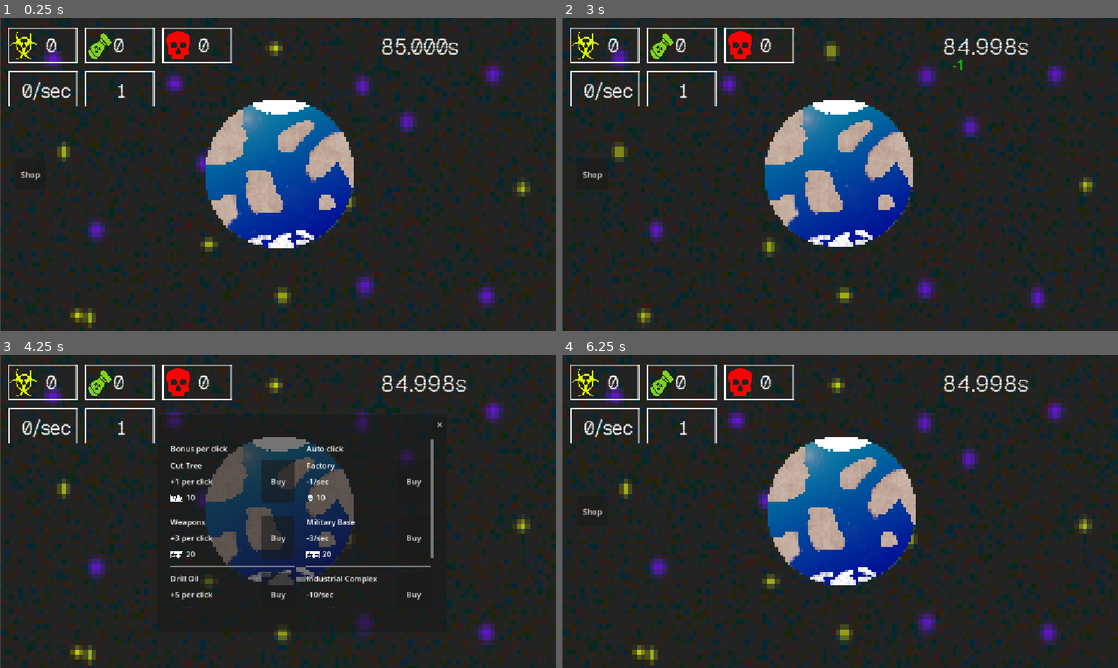
Above: before the commit, frames 1-4 (two rows, left to right).
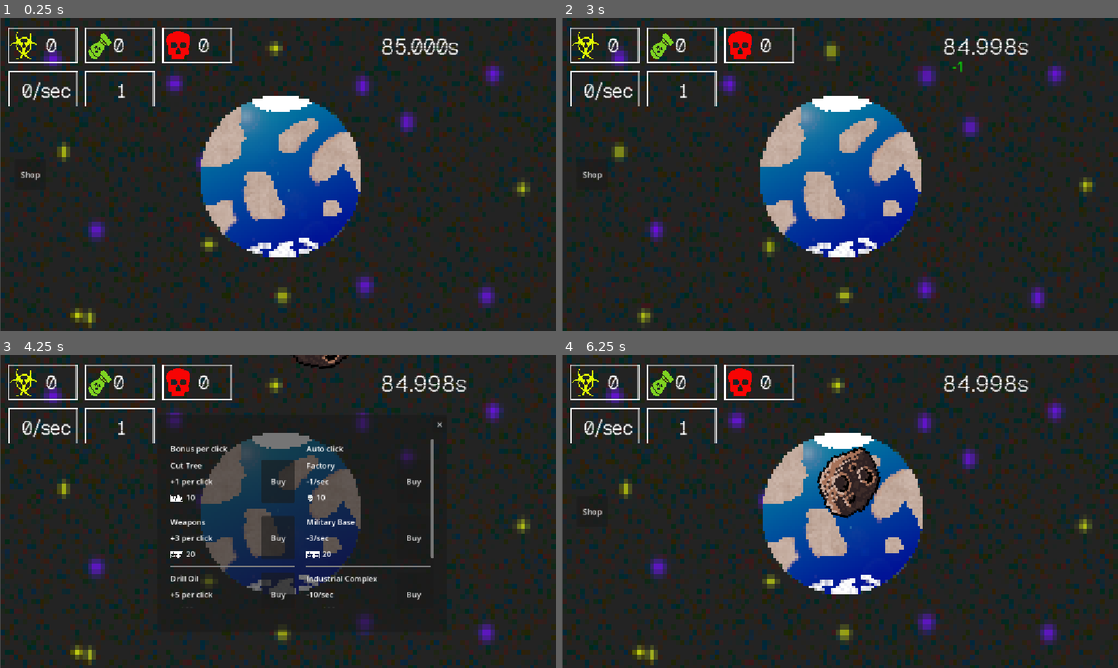
Above: after the commit, the same moments.

Repository: KvoERR/count-down-game
Game: Godot game, scene res://main.tscn
The game is run twice, just before and just after one commit, with the same random seed, the same clock (stepped at 60 frames per second) and the same inputs.
Inputs (mouse positions are in pixels of both pictures, inside the frame that each line leads up to):
- Up to frame 1 (0.25 s): no input
- Up to frame 2 (3 s): click (845, 174) at 0.52 s; click "Shop" at 1.25 s; click "✕" at 2 s; click (845, 174) at 2.77 s
- Up to frame 3 (4.25 s): click "Shop" at 3.5 s
- Up to frame 4 (6.25 s): click "Buy" at 4.25 s; click "Buy" at 5 s; click "✕" at 5.75 s

The runs differ from the first frame. In frame 1, 3.3% of the frame differs, in the area x 36-65%, y 24-77%; in frame 2, 3.5%; in frame 3, 3.2%; in frame 4, 5.0%.

Commit message:
Астероиды

Diff:
--- /dev/null
+++ b/asteroid_spawner.gd
@@ -0,0 +1,52 @@
+extends Node
+
+@export var asteroid_scene: PackedScene
+
+@export var min_delay: float = 1.0
+@export var max_delay: float = 5.0
+
+@onready var timer: Timer = $SpawnTimer
+
+signal asteroid_clicked(idx,amount)
+
+func _ready():
+	timer.wait_time = randf_range(min_delay, max_delay)
+	timer.start()
+
+func spawn_asteroid():
+	if asteroid_scene == null:
+		return
+
+	var asteroid = asteroid_scene.instantiate()
+	add_child(asteroid)
+
+	asteroid.position = get_random_edge_position()
+
+	var target = get_viewport().get_visible_rect().size / 2
+	var direction = (target - asteroid.position).normalized()
+	asteroid.linear_velocity = direction * randf_range(100.0, 400.0)
+	asteroid.asteroid_clicked.connect(_on_asteroid_clicked)
+
+func _on_asteroid_clicked(idx,amount):
+	asteroid_clicked.emit(idx,amount)
+
+func get_random_edge_position() -> Vector2:
+	var screen = get_viewport().get_visible_rect().size
+	var side = randi() % 4
+
+	match side:
+		0: # Лево
+			return Vector2(-50, randf_range(0, screen.y))
+		1: # Право
+			return Vector2(screen.x + 50, randf_range(0, screen.y))
+		2: # Верх
+			return Vector2(randf_range(0, screen.x), -50)
+		3: # Низ
+			return Vector2(randf_range(0, screen.x), screen.y + 50)
+		_:
+			return Vector2.ZERO
+
+func _on_spawn_timer_timeout() -> void:
+	spawn_asteroid()
+	timer.wait_time = randf_range(min_delay, max_delay)
+	timer.start()
--- a/earth.gd
+++ b/earth.gd
@@ -1,23 +1,27 @@
-extends Button
+extends Area2D
 
 @onready var click_sound = $ClickSound
 
+# СИГНАЛ ДЛЯ ПЕРЕДАЧИ КЛИКА
+signal clicked
+
 func _ready():
-	pressed.connect(_on_pressed)
+	input_pickable = true
+	input_event.connect(_on_input_event)
 
-func _on_pressed():
-	click_sound.play()
-	var tween = create_tween()
-	tween.set_parallel(true)  # Все анимации одновременно
+func _on_input_event(viewport: Node, event: InputEvent, shape_idx: int) -> void:
+	if event is InputEventMouseButton:
+		if event.button_index == MOUSE_BUTTON_LEFT and event.pressed:
+			click_sound.play()
 
-	# Сжимаем кнопку
-	tween.tween_property(self, "scale", Vector2(0.85, 0.85), 0.08)
+			var tween = create_tween()
+			tween.set_parallel(true)
+			tween.tween_property(self, "scale", Vector2(0.85, 0.85), 0.08)
+			tween.tween_property(self, "position:x", position.x - 5, 0.05)
 
-	# Легкое смещение влево-вправо (дергание)
-	tween.tween_property(self, "position:x", position.x - 5, 0.05)
+			var tween2 = create_tween()
+			tween2.set_trans(Tween.TRANS_BOUNCE)
+			tween2.tween_property(self, "scale", Vector2(1.0, 1.0), 0.2)
+			tween2.tween_property(self, "position:x", position.x, 0.15)
 
-	# Возврат
-	var tween2 = create_tween()
-	tween2.set_trans(Tween.TRANS_BOUNCE)
-	tween2.tween_property(self, "scale", Vector2(1.0, 1.0), 0.2)
-	tween2.tween_property(self, "position:x", position.x, 0.15)
+			clicked.emit()
--- a/game.gd
+++ b/game.gd
@@ -5,7 +5,7 @@
 
 @onready var tick_sound = $TickSound
 
-signal bonus_achieved(amount)
+signal bonus_achieved(coef)
 
 var clicks = 85000
 var click_power = 1
@@ -20,27 +20,22 @@
 	clicks -= auto_clicks
 	if auto_clicks>0:
 		create_floating_number(label.global_position, "-"+str(auto_clicks), Color(1,1,0))
-	if clicks <= bonus_level:
-		while bonus_level>clicks:
-			bonus_achieved.emit(resource_coef)
-			bonus_level -= bonus_delta
-	if clicks < 0:
-		clicks = 0
-		game_end()
-
+	get_bonuses()
+	check_game_end()
 
 func click():
 	clicks -= click_power
 	create_floating_number(label.global_position+Vector2(20, 0), "-"+str(click_power), Color(0,1,0))
+	get_bonuses()
+	check_game_end()
+
+func get_bonuses():
 	if clicks <= bonus_level:
 		while bonus_level>clicks:
-			bonus_achieved.emit(resource_coef)
+			var amount = int(resource_coef * randi_range(1, 9))
+			if amount>0:
+				bonus_achieved.emit(amount)
 			bonus_level -= bonus_delta
-
-	if clicks < 0:
-		clicks = 0
-		game_end()
-
 
 func tick(time_to_click):
 	clicks += int(time_to_click)
@@ -75,5 +70,7 @@
 	tween.parallel().tween_property(label, "modulate:a", 0, 1.2)
 	tween.tween_callback(label.queue_free)
 
-func game_end():
-	get_tree().change_scene_to_file("res://scenes/end.tscn")
+func check_game_end():
+	if clicks < 0:
+		clicks = 0
+		get_tree().change_scene_to_file("res://scenes/end.tscn")
--- a/interface.gd
+++ b/interface.gd
@@ -10,34 +10,36 @@
 var war_count = 0
 var death_count = 0
 
-func add_resource(coef):
-	var type = randi_range(1, 3)
-	var amount = int(coef * randi_range(1, 9))
+func add_rand_resource(amount):
+	var type = randi_range(0, 2)
+	ui_update(type,amount)
+	bonus_sound.play()
 
-	if amount>0:
+func add_resource(idx,amount):
+	ui_update(idx,amount)
+	bonus_sound.play()
 
-		var type_name = ""
-		var label = null
+func ui_update(idx,amount):
+	var type_name = ""
+	var label = null
 
-		if type == 1:
-			waste_count += amount
-			waste.text = str(waste_count)
-			type_name = "🗑️"
-			label = waste
-		elif type == 2:
-			war_count += amount
-			war.text = str(war_count)
-			type_name = "⚔️"
-			label = war
-		elif type == 3:
-			death_count += amount
-			death.text = str(death_count)
-			type_name = "💀"
-			label = death
+	if idx == 0:
+		waste_count += amount
+		waste.text = str(waste_count)
+		type_name = "🗑️"
+		label = waste
+	elif idx == 1:
+		war_count += amount
+		war.text = str(war_count)
+		type_name = "⚔️"
+		label = war
+	elif idx == 2:
+		death_count += amount
+		death.text = str(death_count)
+		type_name = "💀"
+		label = death
 
-		# Создаем всплывающее число
-		create_floating_number(label.global_position, "+" + str(amount), type_name)
-		bonus_sound.play()
+	create_floating_number(label.global_position, "+" + str(amount), type_name)
 
 func spend_resource(currency, amount):
 	match currency:
--- a/main.gd
+++ b/main.gd
@@ -3,6 +3,7 @@
 @onready var game = $Game
 @onready var interface = $Interface
 @onready var shop = $Shop
+@onready var asteroid_spawner = $Game/AsteroidSpawner
 
 @onready var counter = $Game/CounterLabel
 @onready var timer = $Game/Timer
@@ -14,16 +15,19 @@
 @onready var shop_button = $Game/ShopButton
 
 @onready var animated_bg = $Background
-@onready var click_button = $Game/Earth
+@onready var earth = $Game/Earth
 
 @onready var shop_sound = $ShopSound
+
 func _ready():
 	animated_bg.play("default")
 	timer.start()
 	timer.timeout.connect(_on_timer_timeout)
 	auto_timer.timeout.connect(_on_auto_timer_timeout)
 
+	earth.clicked.connect(_on_click_button_pressed)
 	game.bonus_achieved.connect(_on_bonus_achieved)
+	asteroid_spawner.asteroid_clicked.connect(_on_event_clicked)
 
 	shop.upgrade_buy.connect(_on_upgrade_buy)
 
@@ -33,7 +37,6 @@
 	game.click()
 	update_ui()
 
-
 func _on_timer_timeout():
 	game.tick(timer.wait_time)
 	update_ui()
@@ -41,11 +44,13 @@
 
 func _on_auto_timer_timeout():
 	game.auto_click()
-
 	update_ui()
 
 func _on_bonus_achieved(amount):
-	interface.add_resource(amount)
+	interface.add_rand_resource(amount)
+
+func _on_event_clicked(idx,amount):
+	interface.add_resource(idx,amount)
 
 func _on_upgrade_buy(data):
 	if interface.spend_resource(data.currency, data.price):
@@ -71,9 +76,10 @@
 func _on_shop_button_pressed():
 	shop_button.visible = false
 	$Shop/ShopPanel.visible = true
-	click_button.mouse_filter = Control.MOUSE_FILTER_IGNORE
+	earth.input_pickable = false
 	shop_sound.play()
+
 func _on_close_button_pressed():
 	$Shop/ShopPanel.visible = false
 	shop_button.visible = true
-	click_button.mouse_filter = Control.MOUSE_FILTER_STOP
+	earth.input_pickable = true
--- a/main.tscn
+++ b/main.tscn
@@ -16,7 +16,9 @@
 [ext_resource type="Script" uid="uid://ko6pfgemch4q" path="res://earth.gd" id="11_ycdy4"]
 [ext_resource type="AudioStream" uid="uid://knq1kp7lx40k" path="res://assets/sfx/tick.wav" id="13_vivmo"]
 [ext_resource type="AudioStream" uid="uid://dwelo6n23m5r4" path="res://assets/sfx/click.wav" id="14_w48qg"]
+[ext_resource type="Script" uid="uid://dg1587fntg0kq" path="res://asteroid_spawner.gd" id="15_cegan"]
 [ext_resource type="AudioStream" uid="uid://cwn0tkwjafyy2" path="res://assets/sfx/bonus.wav" id="16_2cqfq"]
+[ext_resource type="PackedScene" uid="uid://dgbj2o8v7ajn0" path="res://scenes/asteroid.tscn" id="16_82xsv"]
 [ext_resource type="AudioStream" uid="uid://cun6jxh8yyq7y" path="res://assets/sfx/countdown.wav" id="18_074og"]
 
 [sub_resource type="SpriteFrames" id="SpriteFrames_ycdy4"]
@@ -52,6 +54,9 @@
 
 [sub_resource type="StyleBoxEmpty" id="StyleBoxEmpty_ycdy4"]
 
+[sub_resource type="CircleShape2D" id="CircleShape2D_82xsv"]
+radius = 10.113617
+
 [node name="main" type="Control"]
 layout_mode = 3
 anchors_preset = 15
@@ -59,6 +64,7 @@
 anchor_bottom = 1.0
 grow_horizontal = 2
 grow_vertical = 2
+mouse_filter = 2
 script = ExtResource("1_ig7tw")
 
 [node name="Background" type="AnimatedSprite2D" parent="."]
@@ -73,6 +79,7 @@
 position = Vector2(-411, -159)
 stream = ExtResource("8_yaehf")
 volume_db = -10.09
+attenuation = 2.7320814
 
 [node name="Shop" type="Node" parent="."]
 script = ExtResource("2_0xm2m")
@@ -169,6 +176,7 @@
 script = ExtResource("2_h2yge")
 
 [node name="CounterLabel" type="Label" parent="Game"]
+z_index = 1
 anchors_preset = 1
 anchor_left = 1.0
 anchor_right = 1.0
@@ -181,7 +189,8 @@
 theme_override_font_sizes/font_size = 45
 text = "Клики: 0"
 
-[node name="Earth" type="Button" parent="Game"]
+[node name="Earth3" type="Button" parent="Game"]
+visible = false
 texture_filter = 1
 clip_contents = true
 anchors_preset = 8
@@ -203,17 +212,12 @@
 icon = ExtResource("5_272bh")
 flat = true
 expand_icon = true
-script = ExtResource("11_ycdy4")
-
-[node name="ClickSound" type="AudioStreamPlayer2D" parent="Game/Earth"]
-position = Vector2(-411, -159)
-stream = ExtResource("14_w48qg")
-volume_db = -10.0
 
 [node name="AutoClickTimer" type="Timer" parent="Game"]
 autostart = true
 
 [node name="ShopButton" type="Button" parent="Game"]
+z_index = 1
 anchors_preset = 4
 anchor_top = 0.5
 anchor_bottom = 0.5
@@ -228,6 +232,7 @@
 wait_time = 10.0
 
 [node name="ClickStats" type="Label" parent="Game"]
+z_index = 1
 offset_left = 227.0
 offset_top = 124.0
 offset_right = 250.0
@@ -237,6 +242,7 @@
 text = "0"
 
 [node name="AutoStats" type="Label" parent="Game"]
+z_index = 1
 offset_left = 30.0
 offset_top = 124.0
 offset_right = 53.0
@@ -250,10 +256,36 @@
 stream = ExtResource("13_vivmo")
 max_distance = 2008.0
 
+[node name="AsteroidSpawner" type="Node" parent="Game"]
+script = ExtResource("15_cegan")
+asteroid_scene = ExtResource("16_82xsv")
+
+[node name="SpawnTimer" type="Timer" parent="Game/AsteroidSpawner"]
+
+[node name="Earth" type="Area2D" parent="Game"]
+position = Vector2(579, 331)
+script = ExtResource("11_ycdy4")
+
+[node name="ClickSound" type="AudioStreamPlayer2D" parent="Game/Earth"]
+position = Vector2(-577, -329)
+stream = ExtResource("14_w48qg")
+volume_db = -10.0
+
+[node name="Sprite2D" type="Sprite2D" parent="Game/Earth"]
+texture_filter = 1
+scale = Vector2(5.639997, 5.639997)
+texture = ExtResource("5_272bh")
+
+[node name="CollisionShape2D" type="CollisionShape2D" parent="Game/Earth"]
+position = Vector2(3, -3)
+scale = Vector2(16.720001, 17.039999)
+shape = SubResource("CircleShape2D_82xsv")
+
 [node name="Interface" type="Node" parent="."]
 script = ExtResource("7_5vw27")
 
 [node name="DeathLabel" type="Label" parent="Interface"]
+z_index = 1
 offset_left = 411.0
 offset_top = 30.0
 offset_right = 434.0
@@ -263,6 +295,7 @@
 text = "0"
 
 [node name="WarLabel" type="Label" parent="Interface"]
+z_index = 1
 offset_left = 235.0
 offset_top = 30.0
 offset_right = 258.0
@@ -272,6 +305,7 @@
 text = "0"
 
 [node name="WasteLabel" type="Label" parent="Interface"]
+z_index = 1
 offset_left = 95.0
 offset_top = 30.0
 offset_right = 118.0
@@ -281,7 +315,7 @@
 text = "0"
 
 [node name="Background" type="TextureRect" parent="Interface"]
-z_index = -1
+z_index = 1
 texture_filter = 1
 offset_right = 1151.0
 offset_bottom = 645.0
@@ -298,6 +332,7 @@
 autoplay = true
 
 [connection signal="pressed" from="Shop/ShopPanel/CloseButton" to="." method="_on_close_button_pressed"]
-[connection signal="pressed" from="Game/Earth" to="." method="_on_click_button_pressed"]
+[connection signal="pressed" from="Game/Earth3" to="." method="_on_click_button_pressed"]
 [connection signal="timeout" from="Game/AutoClickTimer" to="." method="_on_auto_click_timer_timeout"]
 [connection signal="pressed" from="Game/ShopButton" to="." method="_on_shop_button_pressed"]
+[connection signal="timeout" from="Game/AsteroidSpawner/SpawnTimer" to="Game/AsteroidSpawner" method="_on_spawn_timer_timeout"]
--- /dev/null
+++ b/scenes/airplane.tscn
@@ -0,0 +1,3 @@
+[gd_scene format=3 uid="uid://cmmsrcgakd23r"]
+
+[node name="Airplane" type="RigidBody2D"]
--- /dev/null
+++ b/scenes/asteroid.gd
@@ -0,0 +1,22 @@
+extends RigidBody2D
+
+@export var min_speed: float = 100.0
+@export var max_speed: float = 400.0
+
+var speed: float
+
+signal asteroid_clicked(idx,amount)
+
+func _ready():
+	speed = randf_range(min_speed, max_speed)
+	angular_velocity = randf_range(-2.0, 2.0)
+
+func _on_area_2d_input_event(viewport: Node, event: InputEvent, shape_idx: int) -> void:
+	if event is InputEventMouseButton:
+		if event.button_index == MOUSE_BUTTON_LEFT and event.pressed:
+			var points = randi_range(1, 10)
+			asteroid_clicked.emit(0, points)
+			queue_free()
+
+func _on_visible_on_screen_notifier_2d_screen_exited():
+	queue_free()
--- /dev/null
+++ b/scenes/asteroid.tscn
@@ -0,0 +1,29 @@
+[gd_scene load_steps=4 format=3 uid="uid://dgbj2o8v7ajn0"]
+
+[ext_resource type="Script" uid="uid://g3g3tfj2xprk" path="res://scenes/asteroid.gd" id="1_6mo6b"]
+[ext_resource type="Texture2D" uid="uid://ddi4vn8io3hkg" path="res://assets/img/Asteroid Brown.png" id="1_akfqu"]
+
+[sub_resource type="CircleShape2D" id="CircleShape2D_6mo6b"]
+
+[node name="Asteroid" type="RigidBody2D"]
+input_pickable = true
+gravity_scale = 0.0
+script = ExtResource("1_6mo6b")
+
+[node name="Sprite2D" type="Sprite2D" parent="."]
+z_index = 1
+texture = ExtResource("1_akfqu")
+
+[node name="Area2D" type="Area2D" parent="."]
+z_index = 1
+priority = 1
+
+[node name="CollisionShape2D" type="CollisionShape2D" parent="Area2D"]
+position = Vector2(0, 3)
+scale = Vector2(7.7599998, 6.559999)
+shape = SubResource("CircleShape2D_6mo6b")
+
+[node name="VisibleOnScreenNotifier2D" type="VisibleOnScreenNotifier2D" parent="."]
+
+[connection signal="input_event" from="Area2D" to="." method="_on_area_2d_input_event"]
+[connection signal="screen_exited" from="VisibleOnScreenNotifier2D" to="." method="_on_visible_on_screen_notifier_2d_screen_exited"]
Binary file added: assets/img/Asteroid Brown.png
Not shown, added: assets/img/Asteroid Brown.png.import
Binary file added: assets/img/airplane.png
Not shown, added: assets/img/airplane.png.import
Not shown, changed: assets/sfx/countdown.wav.import
Not shown, added: asteroid_spawner.gd.uid
Not shown: 1 places in main.tscn that only renumber resources
Not shown, added: scenes/asteroid.gd.uid
Not shown, added: assets/img/Godot_v4.5-stable_win64.exe.7z.xcf
Not shown, added: clicker count down.7z
Not shown, added: clicker count down.console.exe
Not shown, added: clicker count down.exe
(and 1 more such lines)
